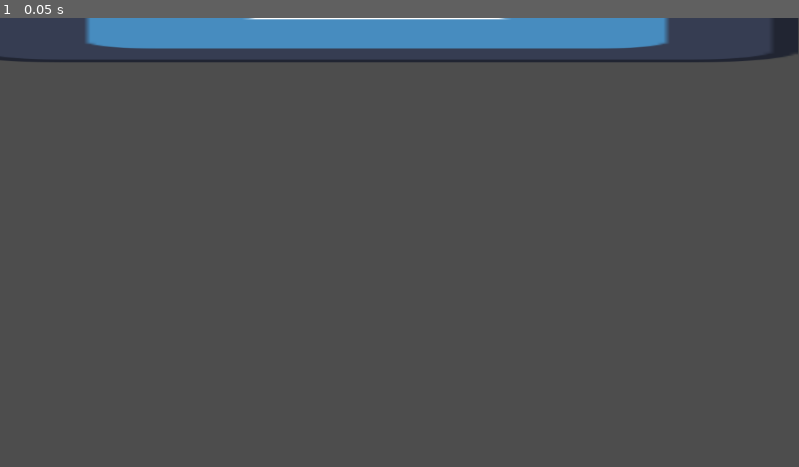
Above: before the commit, frame 1.
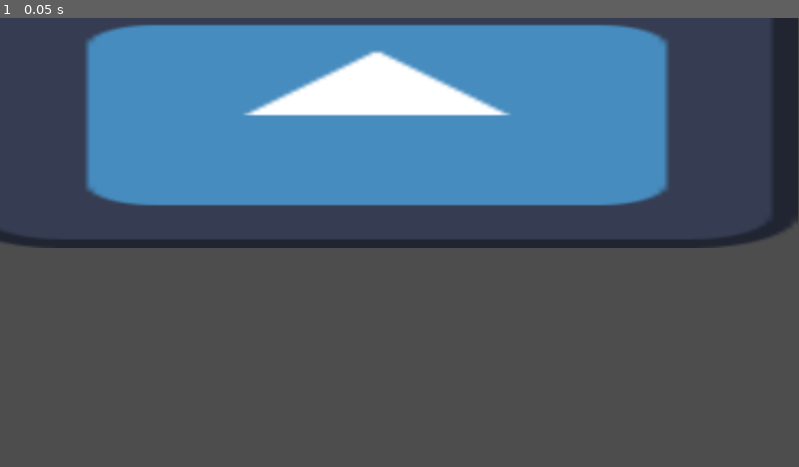
Above: after the commit, the same moment.

Repository: EarlOfCrows/Metroidvania-Jam
Game: Godot game, scene res://nodes/example_map.tscn
The game is run twice, just before and just after one commit, with the same random seed, the same clock (stepped at 60 frames per second) and the same inputs. The project has no main scene, so this scene is started directly. The engine's default icon, where the game draws it, is replaced by a stand-in: a white triangle on a blue panel in a dark square.
Inputs:
- Up to frame 1 (0.05 s): no input

The runs differ from the first frame. In frame 1, 31% of the frame differs, in the area x 0-100%, y 0-52%.

Commit message:
new stuff

Diff:
--- a/nodes/example_map.tscn
+++ b/nodes/example_map.tscn
@@ -5,6 +5,6 @@
 [node name="example_map" type="Node2D"]
 
 [node name="Sprite2D" type="Sprite2D" parent="."]
-position = Vector2(543.5, 0)
-scale = Vector2(9.4921875, 1)
+position = Vector2(543.5, 134)
+scale = Vector2(9.4921875, 3.09375)
 texture = ExtResource("1_ospgo")
--- /dev/null
+++ b/scripts/player_cube.gd
@@ -0,0 +1,11 @@
+extends CharacterBody2D
+
+
+# Called when the node enters the scene tree for the first time.
+func _ready() -> void:
+	pass # Replace with function body.
+
+
+# Called every frame. 'delta' is the elapsed time since the previous frame.
+func _process(delta: float) -> void:
+	pass
Not shown, added: scripts/player_cube.gd.uid
